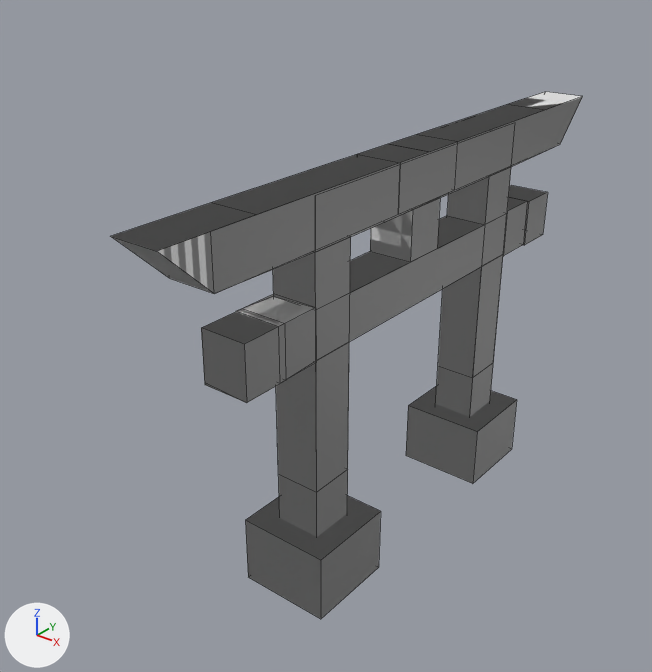
The Blender file Ninja Game/Assets/GameObjects/gate.blend: old version first, new version second.
Rendered twice from a 50 mm camera at (9.79, -14.82, 12.59) aimed at (-1.2, -1.08, 4.07). The axes (+X, +Y, +Z) are drawn at lower left. The lights are the same throughout. Mesh edges are drawn as thin lines.
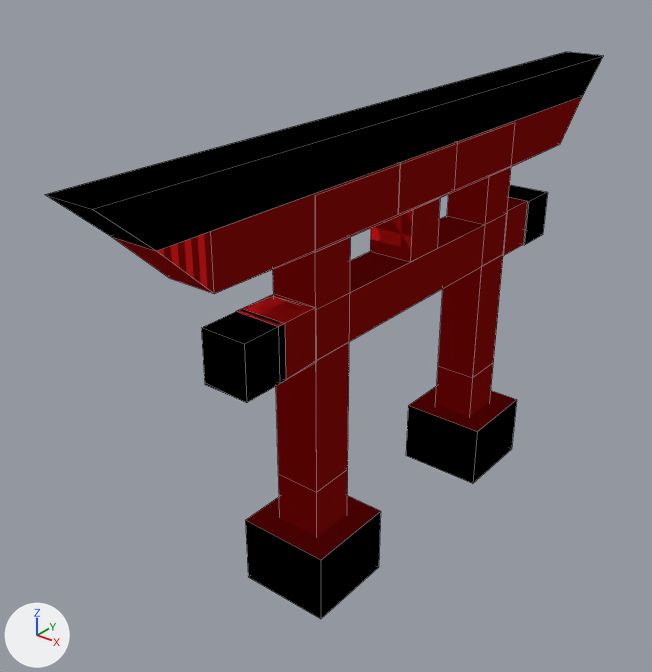
The change, as a list of edits to the scene's bpy script:
```text
Add mat_bottom:
    mat_bottom = diffuse_material('Bottom')
    mat_bottom.base_color = (0.8, 0.0118, 0.0122)  # red #e71c1d
Add mat_top:
    mat_top = diffuse_material('Top')
    mat_top.base_color = (0.0, 0.0, 0.0)  # black #000000
Change me_cube_002:
    used by ob_cube; location = (-0.57, -2.38, -0.88)
    verts and faces of me_cube_002; kept vertices keep their numbers, new ones are numbered from 320
    before: 304 (1.57, 4.38, 1.88) at pixel (477, 431), 305 (1.57, 6.38, 1.88) at pixel (516, 399), 306 (-0.43, 6.38, 1.88), 307 (-0.43, 4.38, 1.88) at pixel (408, 405), 308 (1.57, 4.38, 0.38) at pixel (472, 483)
    before: 309 (1.57, 6.38, 0.38) at pixel (511, 449), 310 (-0.43, 6.38, 0.38), 311 (-0.43, 4.38, 0.38) at pixel (405, 455)
    before: 312 (1.57, -1.62, 1.88) at pixel (320, 560), 313 (1.57, 0.38, 1.88) at pixel (380, 511), 314 (-0.43, 0.38, 1.88), 315 (-0.43, -1.62, 1.88) at pixel (245, 520), 316 (1.57, -1.62, 0.38) at pixel (320, 619)
    before: 317 (1.57, 0.38, 0.38) at pixel (378, 567), 318 (-0.43, 0.38, 0.38), 319 (-0.43, -1.62, 0.38) at pixel (248, 577)
    remove me_cube_002.from_pydata(...)  # 320 vertices, 190 faces; spans x -0.43..1.57, y -4.62..9.38, z 0.38..9.02
    add me_cube_002.from_pydata(...)  # 348 vertices, 182 faces, 35 loose edges; spans x -0.43..1.57, y -5.62..10.38, z 0.38..9.88
    me_cube_002 part 1
    10 faces are deleted
    16 vertices are added at x 0.07, y -5.62..10.38, z 9.02..9.88
    12 new vertices lie (1.0, 0.0, 0.0) away from vertices in x 0.07, y -5.62..10.38, z 9.02..9.88
    27 loose edges are added
    5 new faces join them, mat_bottom (red #e71c1d)
    5 new faces join them, mat_top (black #000000)
    me_cube_002 part 2
    add delete_faces([(304, 305, 309, 308), (304, 308, 311, 307), (306, 307, 311, 310), (305, 306, 310, 309)])
    add edges += [(304, 308), (305, 309), (306, 310), (307, 311)]
    me_cube_002 part 3
    add delete_faces([(312, 313, 317, 316), (312, 316, 319, 315), (314, 315, 319, 318), (313, 314, 318, 317)])
    add edges += [(312, 316), (313, 317), (314, 318), (315, 319)]
    me_cube_002 part 4: 152 faces spanning x -0.43..1.57, y -4.62..9.38, z 0.38..9.02 switch from no material to mat_bottom (red #e71c1d)
    me_cube_002 part 5: 20 faces spanning x -0.43..1.57, y -2.96..7.84, z 0.38..6.94 switch from no material to mat_top (black #000000)
```

Boxes (x1, y1, x2, y2) around the edits, measured in the pictures (652 x 672 px; the box of a moved part takes in the faces that stretch with it):
'Cube', reshaped (18% wider, 8% taller): before (111, 92, 583, 619); after (46, 52, 603, 619)
part 1 of me_cube_002, built on: before (201, 185, 548, 403); after (46, 52, 603, 251)
part 2 of me_cube_002, moved or reshaped (not visible afterwards): before (406, 400, 517, 483)
part 3 of me_cube_002, moved or reshaped (not visible afterwards): before (245, 511, 381, 619)
part 4 of me_cube_002, recoloured (grey to red): (111, 97, 582, 560) in both
part 5 of me_cube_002, recoloured (black): after (201, 185, 548, 619)
